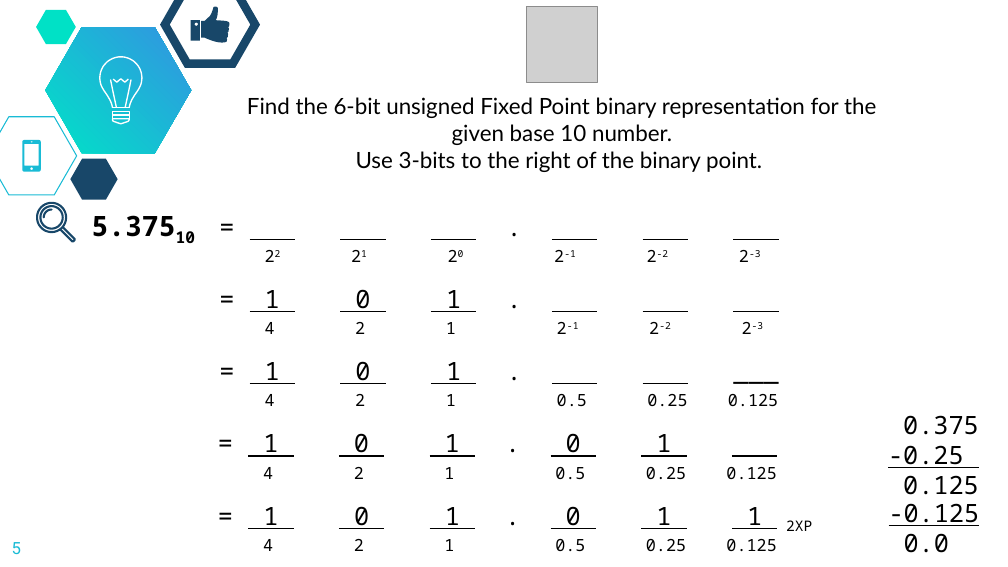
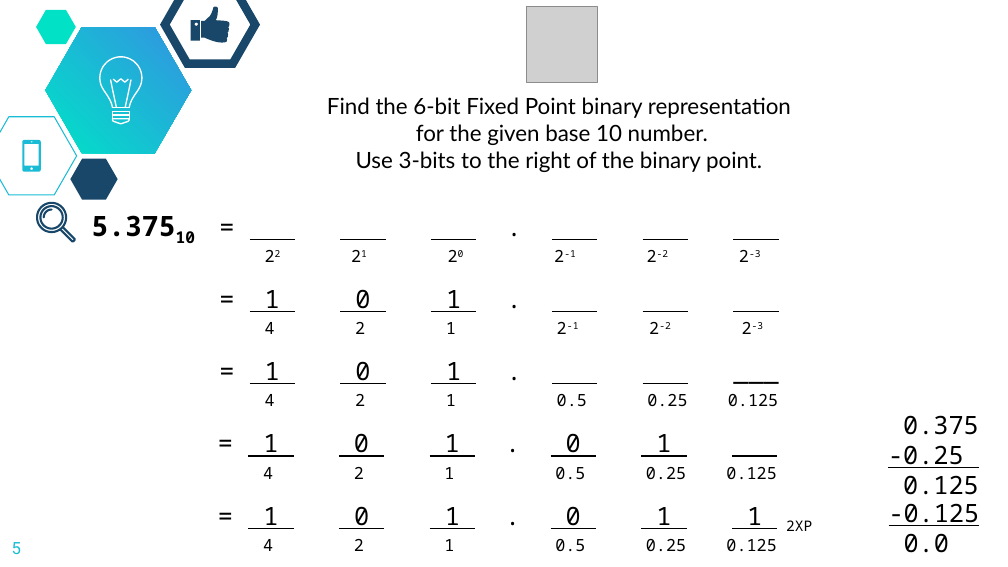
Before and after one commit to dickinson-comp256/COMP256, a slide deck: slide 5 of docs/materials/02-DataAbstractions/DA4-S-FractionalNumbers.pptx. Drawn at 1008x567 pixels with LibreOffice and Linux fonts; fonts in the diff are those of the drawing; grey boxes stand for pictures; background and template pictures are left out. Boxes give left, top, right and bottom in pixels: in the first picture for what was removed or moved away, otherwise in the second. Text is boxed around its words. In the diff, an @@ line names an element or a change of style, - is before the commit and + after.

```diff
--- a/docs/materials/02-DataAbstractions/DA4-S-FractionalNumbers.pptx
+++ b/docs/materials/02-DataAbstractions/DA4-S-FractionalNumbers.pptx
@@ text at box(327, 97, 791, 145): text changed @@
-Find the 6-bit unsigned Fixed Point binary representation for the given base 10 number.
+Find the 6-bit Fixed Point binary representation
+for the given base 10 number.
```
Also in this commit, not shown: 14 other slides changed, 2 slides added.
